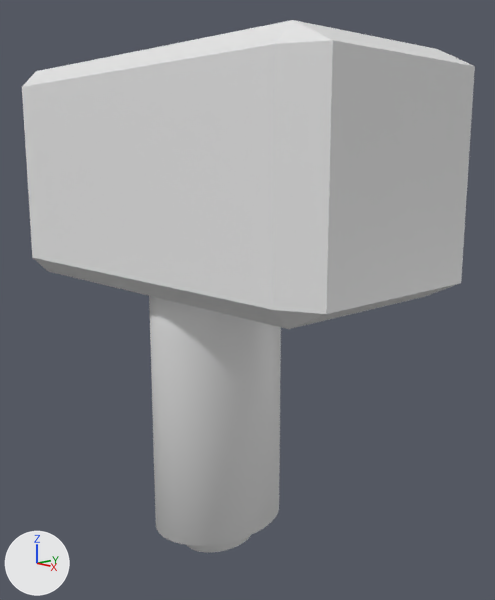
A saved change to the Blender file image/thor hammer.blend.
Rendered twice from a camera (50 mm lens) standing at (4.87, -4.19, 4.55) and looking at (0.15, 0.26, 3.23). Every picture has the same lights, and +X, +Y and +Z are marked at lower left. Materials are left out; every surface is plain grey.
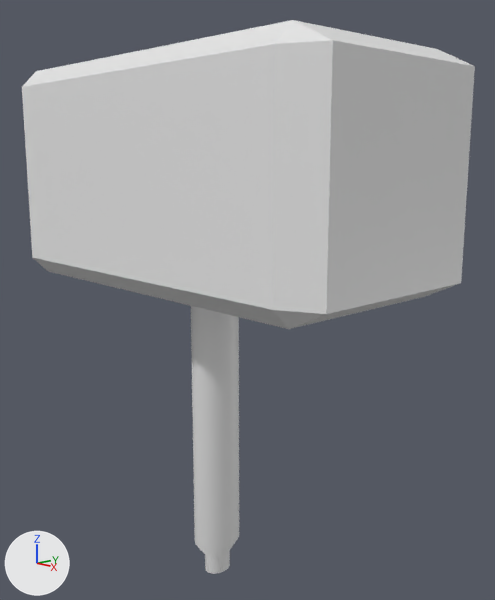
What differs and where, as boxes [x1, y1, x2, y2] in the pictures (495 x 600 px):
'Cylinder', reshaped, moved, rescaled (63% narrower): before [149, 296, 281, 552]; after [191, 306, 239, 574]
part 1 of me_cylinder, deleted: before [149, 296, 273, 337]

What the commit changed:
me_cylinder is used by ob_cylinder; location (0.0, 0.0, 2.04); scale (0.535, 0.688, 1.0).
me_cylinder had 160 vertices, 130 faces and spanned x -1.0..1.0, y -1.0..1.0, z -1.24..1.54.
me_cylinder now has 128 vertices, 97 faces and spans x -1.0..1.0, y -1.0..1.0, z -1.24..1.0.
Part 1, on me_cylinder:
32 vertices are removed from x -1.0..1.0, y -1.0..1.0, z 1.54.
33 faces are deleted.
Object 'Cylinder' (ob_cylinder) moves from (0.0, 0.0, 2.04) to (-0.04, 0.01, 2.14).
Object 'Cylinder' (ob_cylinder) is rescaled from (0.535, 0.688, 1.0) to (0.196, 0.252, 1.4).
